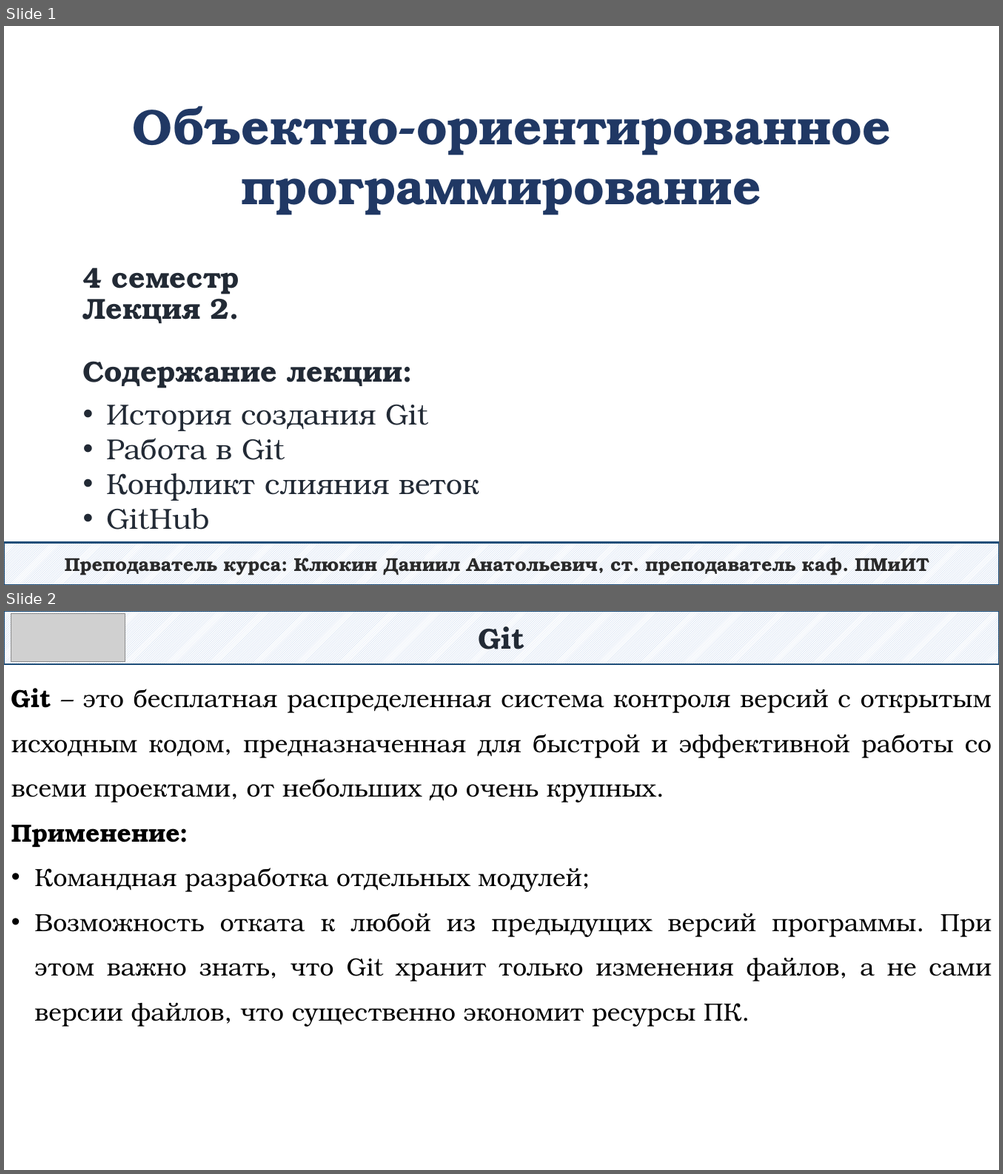
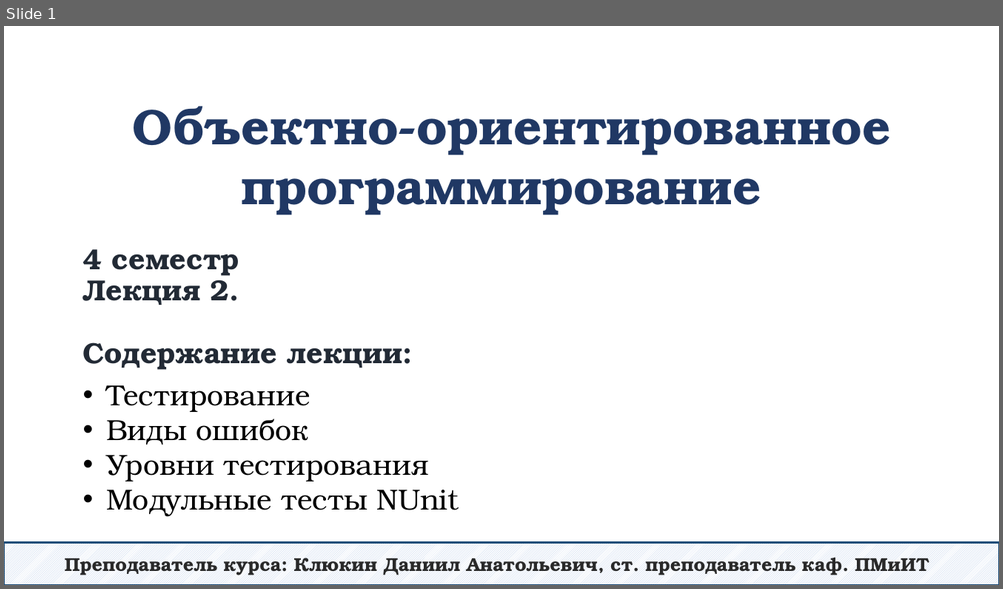
Before and after one commit to DaniilKlyukin/OOP-4, a slide deck: Лекции/ООП 1 лек 2.pptx. Shown one above the other, each under a label of ours: slides 1 and 2 before the commit, slide 1 after it. The pictures are 1003x1174 and 1003x589 pixels, drawn with LibreOffice and Linux fonts; fonts in the diff are those of the drawing; grey boxes stand for pictures. Boxes give left, top, right and bottom in pixels: in the first picture for what was removed or moved away, otherwise in the second. Text is boxed around its words. In the diff, an @@ line names an element or a change of style, - is before the commit and + after.

```diff
--- a/Лекции/ООП 1 лек 2.pptx
+++ b/Лекции/ООП 1 лек 2.pptx
@@ slide 2 removed at [4, 611, 999, 1170], background #FFFFFF @@
@@ rectangle removed at [4, 611, 999, 665] @@
-Git
@@ picture removed at [11, 614, 125, 662] @@
@@ text removed at [11, 688, 992, 1027] @@
-Git – это бесплатная распределенная система контроля версий с открытым исходным кодом, предназначенная для быстрой и эффективной работы со всеми проектами, от небольших до очень крупных.
-Применение:
-• Командная разработка отдельных модулей;
-• Возможность отката к любой из предыдущих версий программы. При этом важно знать, что Git хранит только изменения файлов, а не сами версии файлов, что существенно экономит ресурсы ПК.
@@ slide 1 changed as well @@
@@ title "4 семестр Лекция 2. Содержание ...": place and size @@
-title "4 семестр Лекция 2. Содержание ..." at [83, 268, 403, 389]
+title "4 семестр Лекция 2. Содержание ..." at [83, 249, 403, 370]
@@ text at [106, 386, 459, 517]: text changed; text colour #222A35 to #000000 @@
-• История создания Git
-• Работа в Git
-• Конфликт слияния веток
-• GitHub
+• Тестирование
+• Виды ошибок
+• Уровни тестирования
+• Модульные тесты NUnit
```
Also in this commit, not shown: 26 slides added, 46 other slides removed.
